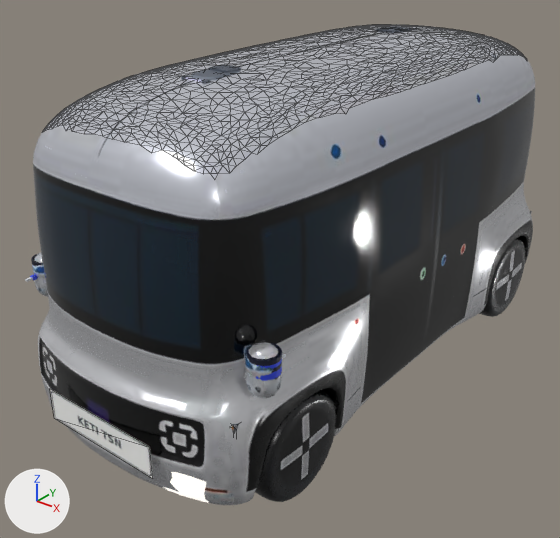
Before and after pictures for a commit that changed the glTF model apps/acu_lidar_console/assets/roii_scene.glb.
The view is the same before and after, from a camera (50 mm lens) standing at (2.85, -4.02, 3.02) and looking at (-0.11, -0.32, 0.73). Lighting does not change. The marker at lower left points along +X, +Y and +Z. The older version comes first. Mesh edges are drawn as thin lines on the coarser meshes. Where no turn or scale is listed for an object, it has been applied to the vertices.

The first picture shows 'FASCIA_FRONT', 'FLOOR', 'LAMP_FRONT', 'PLATE', 'ROOF', 'SIDE_R', 'WHEEL_FR', 'WHEEL_RR' and 7 more.
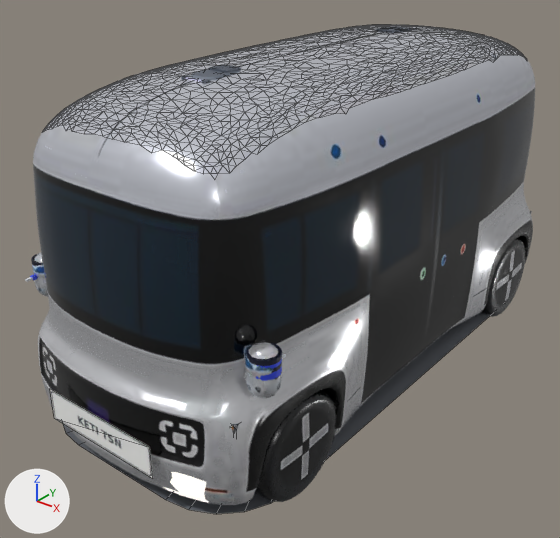
The change, as a list of edits to the scene's bpy script:
```text
Add mat_undertray:
    mat_undertray = principled_material('undertray')
    mat_undertray.base_color = (0.13, 0.14, 0.16)  # grey #65696f
    mat_undertray.roughness = 0.85
Add me_undertray:
    me_undertray.from_pydata(...)  # 25 vertices, 24 faces; spans x -0.85..0.85, y -1.9..1.9, z 0.1
    me_undertray.materials.append(mat_undertray)  # grey #65696f
Add ob_undertray:
    ob_undertray = bpy.data.objects.new('UNDERTRAY', me_undertray)
    ob_undertray.location = (0.0, 0.0, 0.0)
```

Boxes [x1, y1, x2, y2] around the edits, measured in the pictures (560 x 538 px):
'UNDERTRAY', added (mostly hidden)
    after: [63, 313, 491, 514]
